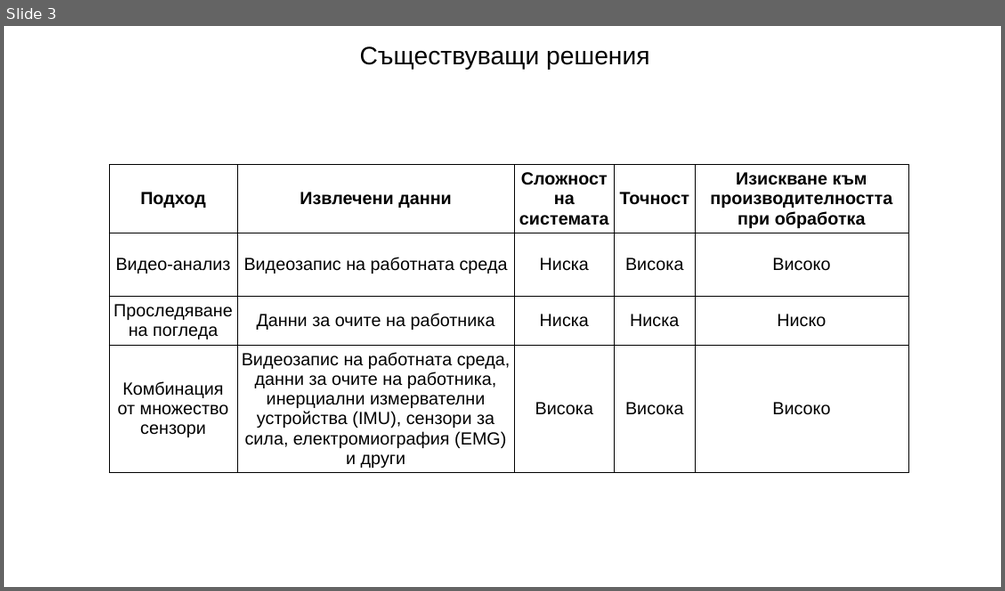
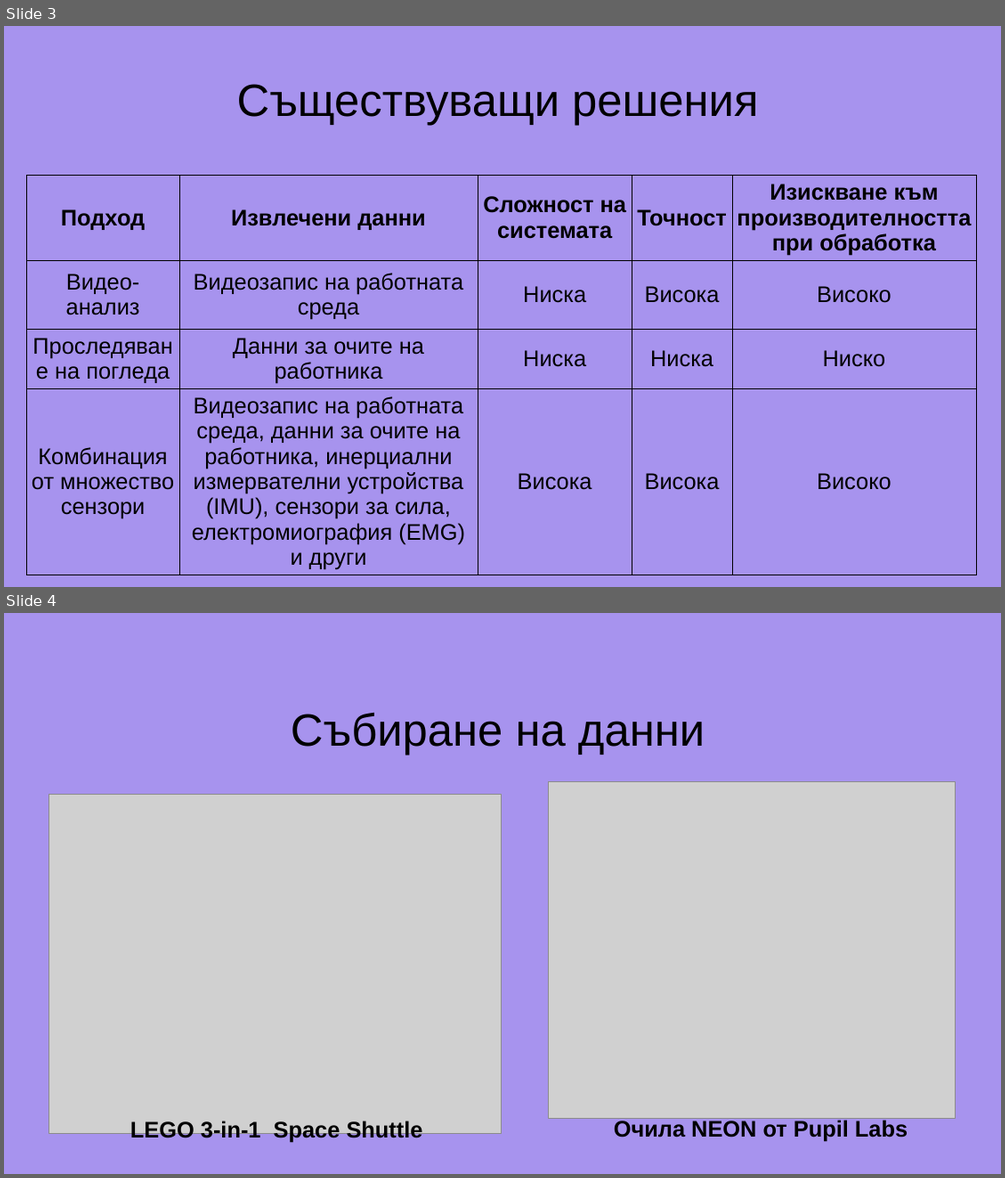
Before and after one commit to GeorgeChaparov/University-Theses, a slide deck: Presentation.odp. Shown one above the other, each under a label of ours: slide 3 before the commit, slides 3 and 4 after it. The pictures are 1005x591 and 1005x1178 pixels, drawn with LibreOffice and Linux fonts; fonts in the diff are those of the drawing; grey boxes stand for pictures. Boxes give left, top, right and bottom in pixels: in the first picture for what was removed or moved away, otherwise in the second. Text is boxed around its words. In the diff, an @@ line names an element or a change of style, - is before the commit and + after.

```diff
--- a/Presentation.odp
+++ b/Presentation.odp
@@ slide 4 added at (x1=4, y1=613, x2=1001, y2=1174), background #A793EE @@
@@ title added at (x1=291, y1=712, x2=704, y2=755), 36 pt, text #000000 @@
+Събиране на данни
@@ picture added at (x1=49, y1=794, x2=502, y2=1133) @@
@@ picture added at (x1=549, y1=782, x2=955, y2=1119) @@
@@ text added at (x1=130, y1=1119, x2=423, y2=1142), 18 pt, text #000000, bold @@
+LEGO 3-in-1 Space Shuttle
@@ text added at (x1=614, y1=1118, x2=907, y2=1141), 18 pt, text #000000, bold @@
+Очила NEON от Pupil Labs
@@ slide 3 changed as well @@
@@ background #FFFFFF to #A793EE @@
@@ text "Съществуващи решения" moved from (x1=360, y1=46, x2=649, y2=70) to (x1=237, y1=84, x2=758, y2=126) @@
@@ text "Съществуващи решения" at (x1=237, y1=84, x2=758, y2=126): size 20 to 36 pt @@
@@ table at (x1=26, y1=176, x2=977, y2=573) @@
@@ size 14 to 18 pt @@
@@ table resized from (x1=109, y1=164, x2=908, y2=471) to (x1=26, y1=176, x2=977, y2=573) @@
```
Also in this commit, not shown: 2 other slides changed, 18 other slides added, 12 slides removed, 3 other files.
